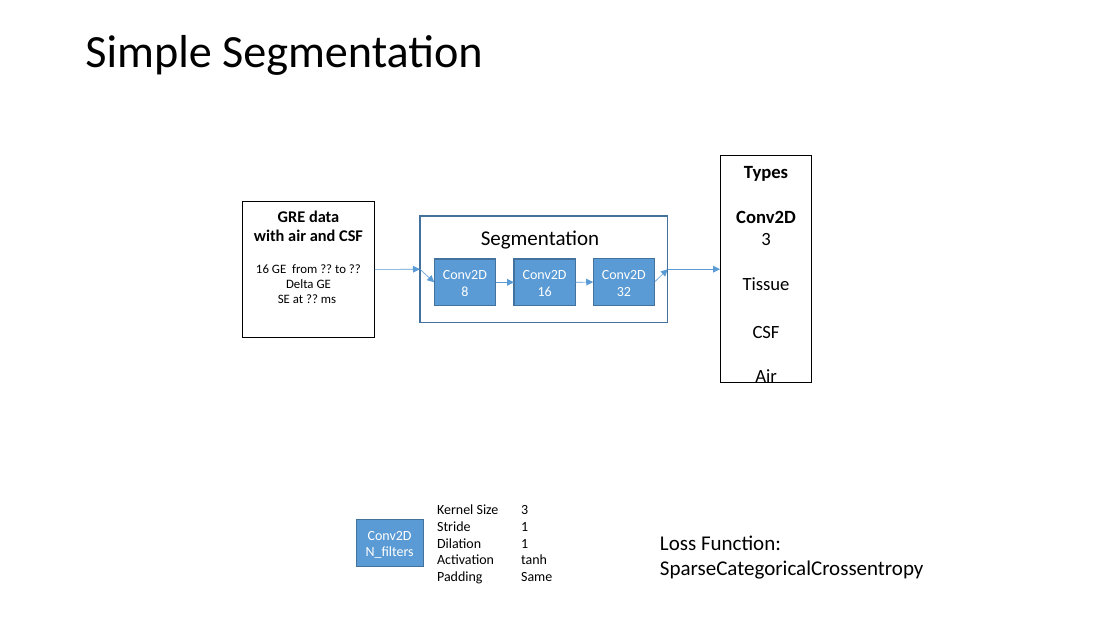
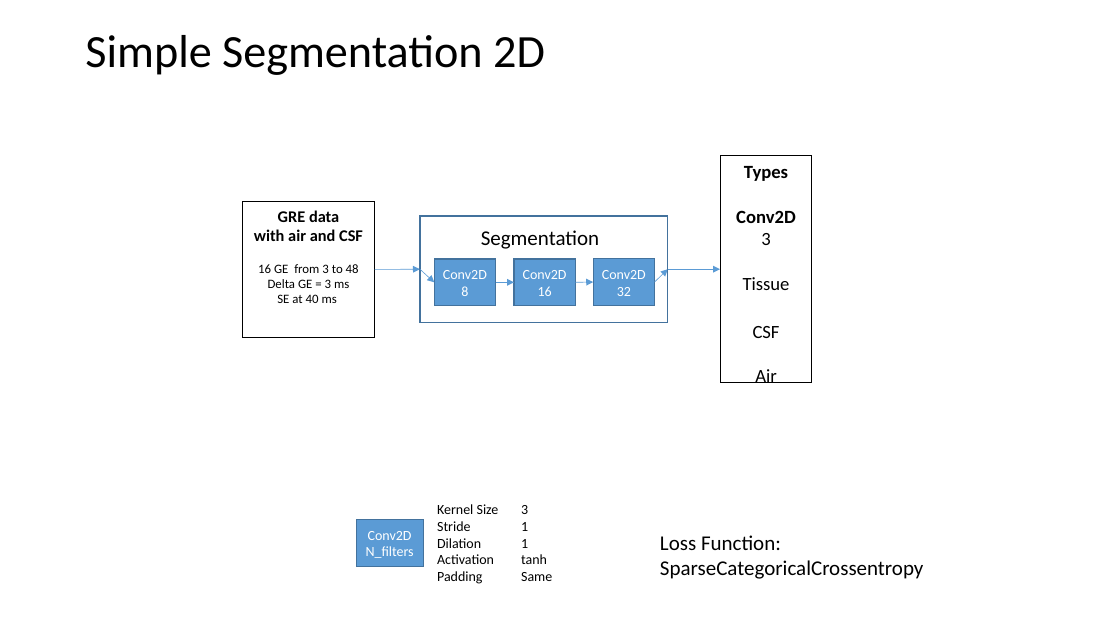
Before and after one commit to PatrickKinz/DeepLearning, a slide deck: slide 5 of Netzwerk_Architekturen.pptx (slide 3 before the commit). Drawn at 1120x630 pixels with LibreOffice and Linux fonts; fonts in the diff are those of the drawing. Boxes give left, top, right and bottom in pixels: in the first picture for what was removed or moved away, otherwise in the second. Text is boxed around its words. In the diff, an @@ line names an element or a change of style, - is before the commit and + after.

```diff
--- a/Netzwerk_Architekturen.pptx
+++ b/Netzwerk_Architekturen.pptx
@@ title at bbox=[85, 35, 545, 75]: text changed @@
-Simple Segmentation
+Simple Segmentation 2D
@@ text in rectangle at bbox=[258, 264, 359, 303]: text changed @@
-16 GE from ?? to ??
-Delta GE
-SE at ?? ms
+16 GE from 3 to 48
+Delta GE = 3 ms
+SE at 40 ms
```
Also in this commit, not shown: 3 other slides changed, 7 slides added, 1 other file.
